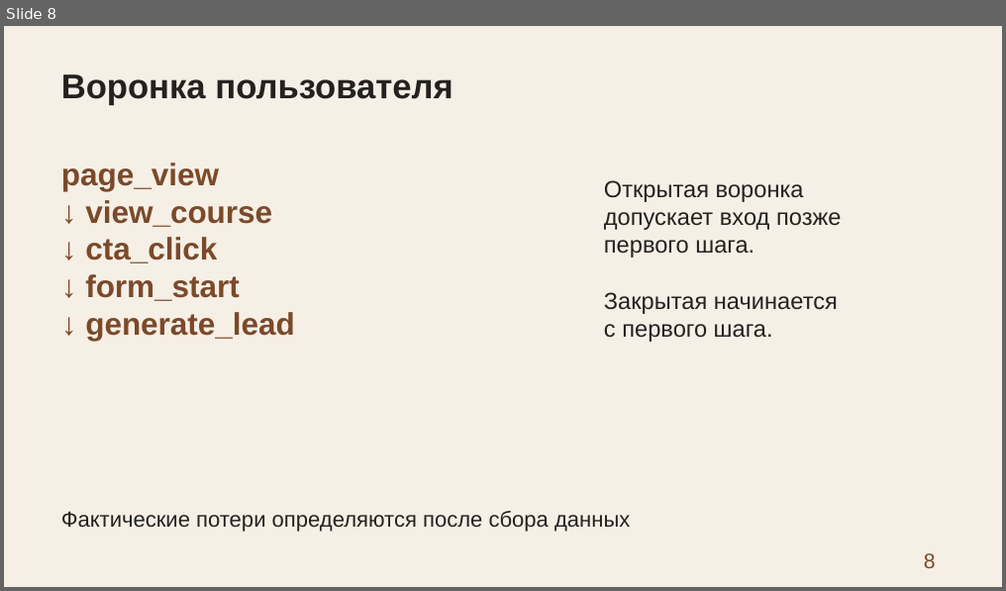
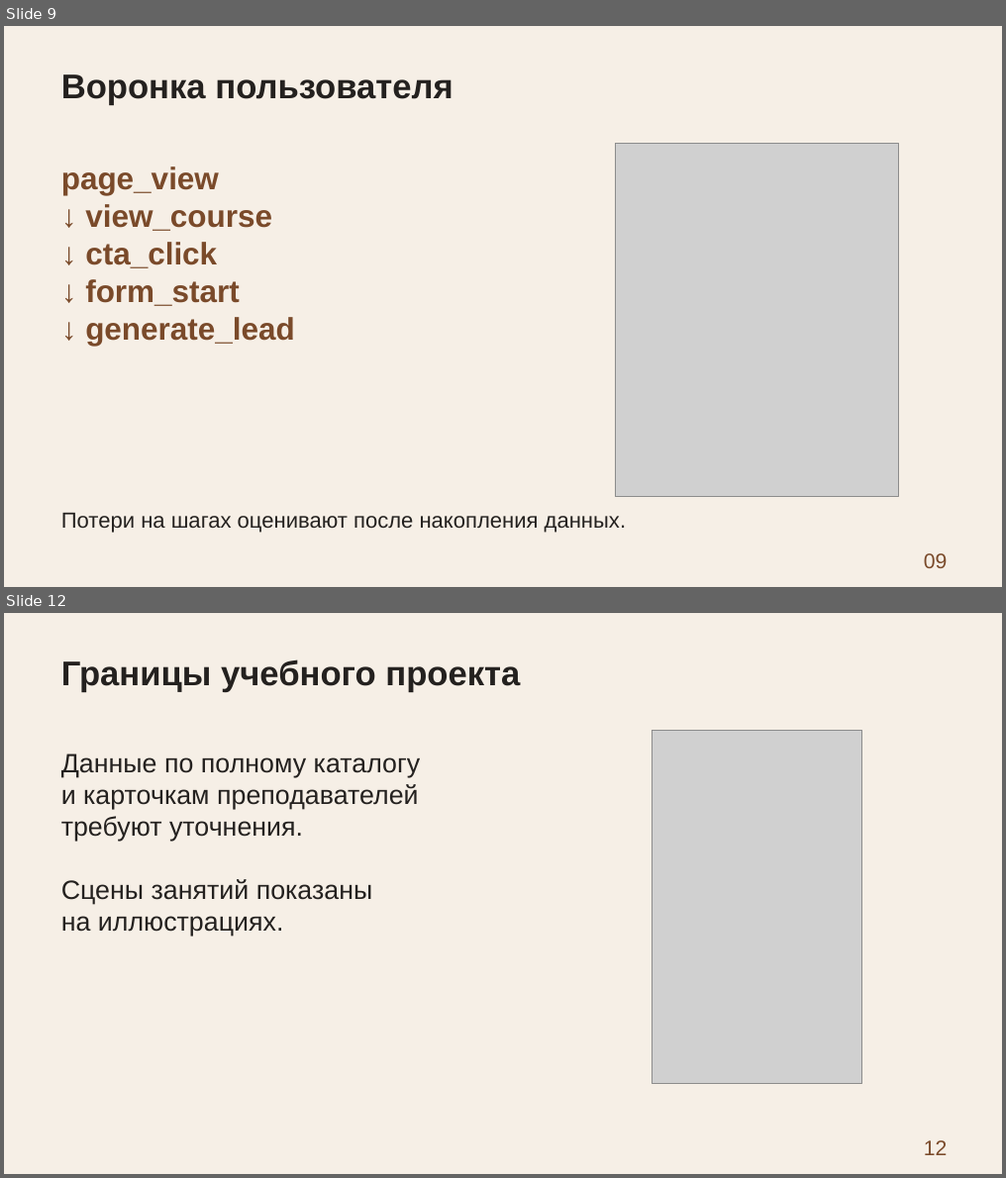
Before and after one commit to 4youmans/funnel-project, a slide deck: kursovaya_rabota/zerno7/presentation/zashchita.pptx. Shown one above the other, each under a label of ours: slide 8 before the commit, slides 9 and 12 after it; the slides between them are not shown. The pictures are 1006x591 and 1006x1178 pixels, drawn with LibreOffice and Linux fonts; fonts in the diff are those of the drawing; grey boxes stand for pictures. Boxes give left, top, right and bottom in pixels: in the first picture for what was removed or moved away, otherwise in the second. Text is boxed around its words. In the diff, an @@ line names an element or a change of style, - is before the commit and + after.

```diff
--- a/kursovaya_rabota/zerno7/presentation/zashchita.pptx
+++ b/kursovaya_rabota/zerno7/presentation/zashchita.pptx
@@ slide 12 added at <box>4,613,1002,1174</box>, background #F6EFE6 @@
@@ text added at <box>61,660,520,692</box>, 33 pt, text #24211F, bold @@
+Границы учебного проекта
@@ picture added at <box>652,730,862,1084</box> @@
@@ text added at <box>61,754,421,937</box>, 25.5 pt, text #24211F @@
+Данные по полному каталогу
+и карточкам преподавателей
+требуют уточнения.
+Сцены занятий показаны
+на иллюстрациях.
@@ text added at <box>924,1141,947,1156</box>, 20.2 pt, text #7A4A2A @@
+12
@@ what was slide 8 is now slide 9 @@
@@ slide 9 changed as well @@
@@ picture added at <box>616,143,899,497</box> @@
@@ text "page_view": place and size @@
-text "page_view" at <box>61,163,295,341</box>
+text "page_view" at <box>61,167,295,346</box>
@@ text removed at <box>604,180,842,342</box> @@
-Открытая воронка
-допускает вход позже
-первого шага.
-Закрытая начинается
-с первого шага.
@@ text at <box>61,513,626,533</box>: text changed @@
-Фактические потери определяются после сбора данных
+Потери на шагах оценивают после накопления данных.
@@ text at <box>924,554,947,569</box>: text changed @@
-8
+09
```
Also in this commit, not shown: 2 other slides changed, 10 other slides added, 9 slides removed, 1 other file.
